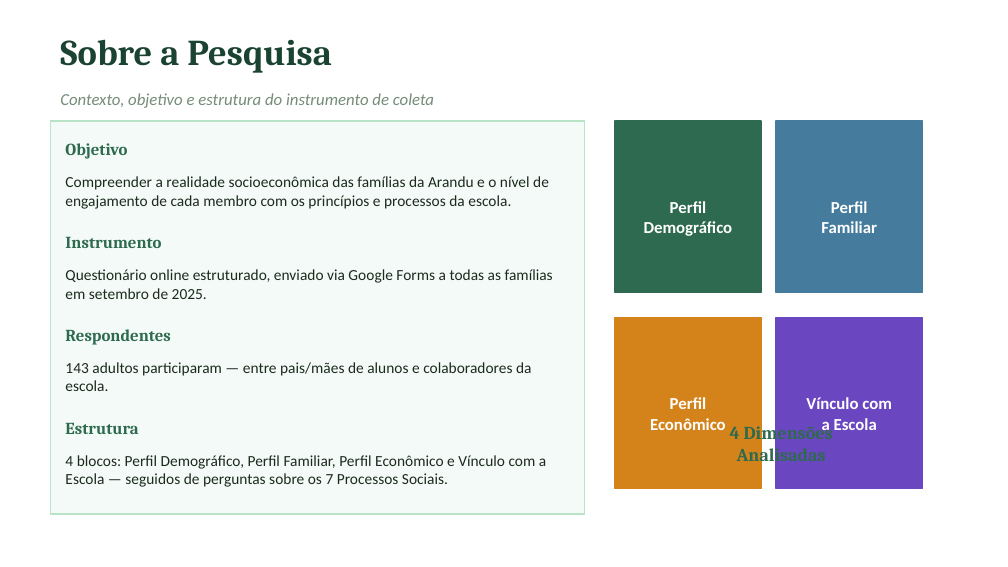
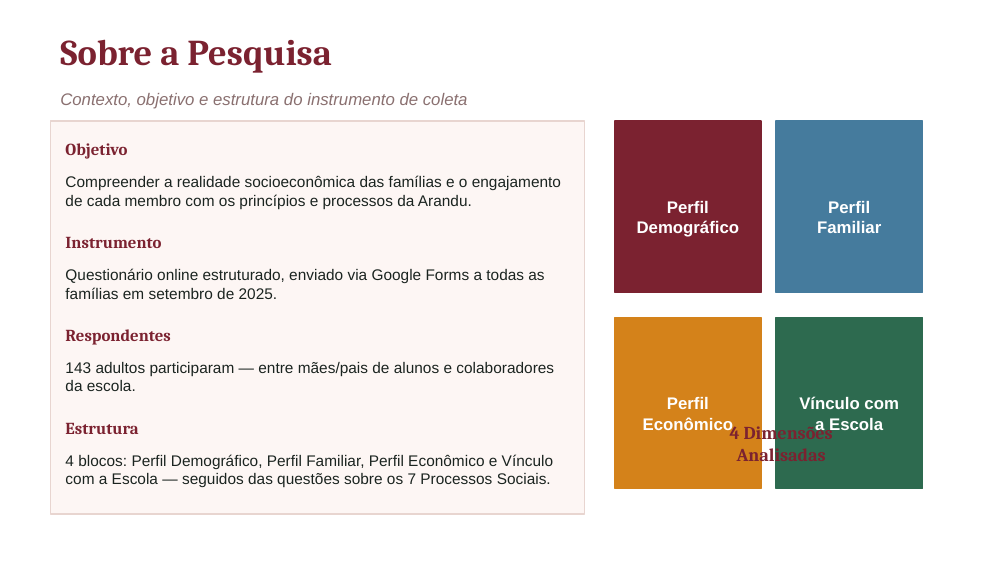
Before and after one commit to bruno-curta/arandu, a slide deck: slide 2 of Pesquisa_Comunidade_Arandu_2025.pptx. Drawn at 1008x567 pixels with LibreOffice and Linux fonts; fonts in the diff are those of the drawing. Boxes give left, top, right and bottom in pixels: in the first picture for what was removed or moved away, otherwise in the second. Text is boxed around its words. In the diff, an @@ line names an element or a change of style, - is before the commit and + after.

```diff
--- a/Pesquisa_Comunidade_Arandu_2025.pptx
+++ b/Pesquisa_Comunidade_Arandu_2025.pptx
@@ text "Sobre a Pesquisa" at <box>60,39,332,73</box>: text colour #1B4332 to #7B2230 @@
@@ text "Contexto, objetivo e estrutura do ..." at <box>60,93,468,109</box>: font Calibri to Arial, text colour #748C78 to #8A7070 @@
@@ rectangle at <box>50,121,585,514</box>: fill #F4FAF7 to #FDF6F4; outline #B7E4C7 1 pt to #E8D5D0 1 pt @@
@@ rectangle at <box>615,121,761,292</box>: fill #2D6A4F to #7B2230; outline #2D6A4F 1 pt to #7B2230 1 pt @@
@@ text at <box>65,175,561,209</box>: text changed; font Calibri to Arial; text colour #1B2B1E to #1B2420 @@
-Compreender a realidade socioeconômica das famílias da Arandu e o nível de engajamento de cada membro com os princípios e processos da escola.
+Compreender a realidade socioeconômica das famílias e o engajamento de cada membro com os princípios e processos da Arandu.
@@ text "Questionário online estruturado, enviado via ..." at <box>65,268,544,299</box>: font Calibri to Arial, text colour #1B2B1E to #1B2420 @@
@@ rectangle at <box>776,318,922,489</box>: fill #6B46C1 to #2D6A4F; outline #6B46C1 1 pt to #2D6A4F 1 pt @@
@@ text at <box>65,362,554,391</box>: text changed; font Calibri to Arial; text colour #1B2B1E to #1B2420 @@
-143 adultos participaram — entre pais/mães de alunos e colaboradores da escola.
+143 adultos participaram — entre mães/pais de alunos e colaboradores da escola.
@@ font Calibri to Arial in 4 elements at <box>637,201,739,237</box>, <box>817,201,881,233</box>, <box>643,397,733,434</box>, <box>799,396,898,434</box> @@
@@ text colour #2D6A4F to #7B2230 in 5 elements at <box>65,143,127,159</box>, <box>65,236,161,248</box>, <box>65,329,170,345</box>, <box>65,422,138,434</box>, <box>730,423,833,467</box> @@
@@ text at <box>65,454,553,487</box>: text changed; font Calibri to Arial; text colour #1B2B1E to #1B2420 @@
-4 blocos: Perfil Demográfico, Perfil Familiar, Perfil Econômico e Vínculo com a Escola — seguidos de perguntas sobre os 7 Processos Sociais.
+4 blocos: Perfil Demográfico, Perfil Familiar, Perfil Econômico e Vínculo com a Escola — seguidos das questões sobre os 7 Processos Sociais.
```
Also in this commit, not shown: 12 other slides changed, 1 other file.
